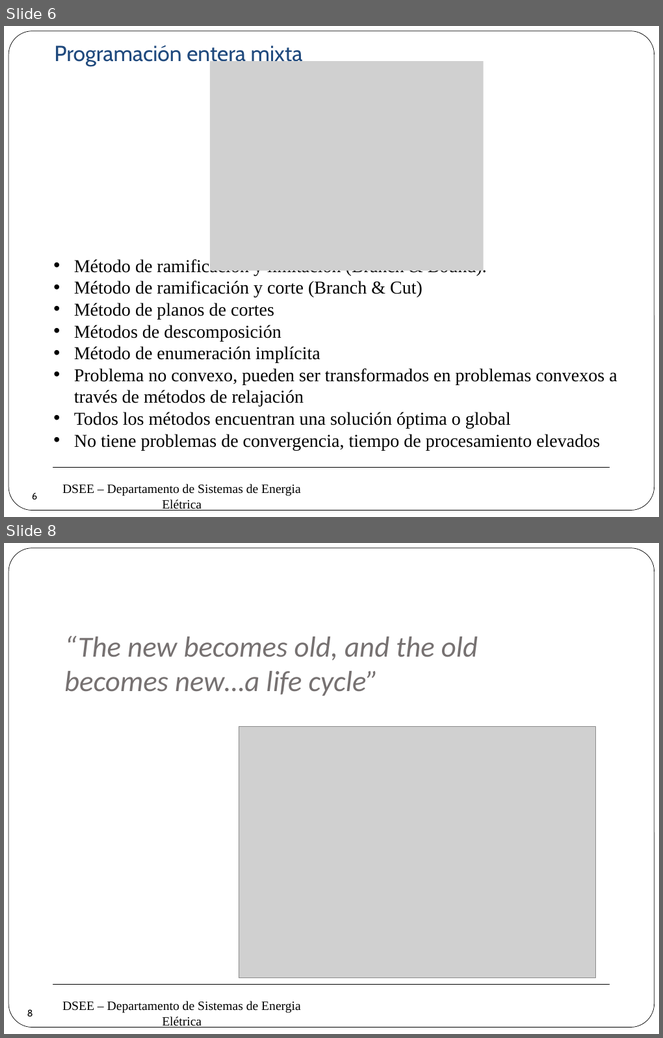
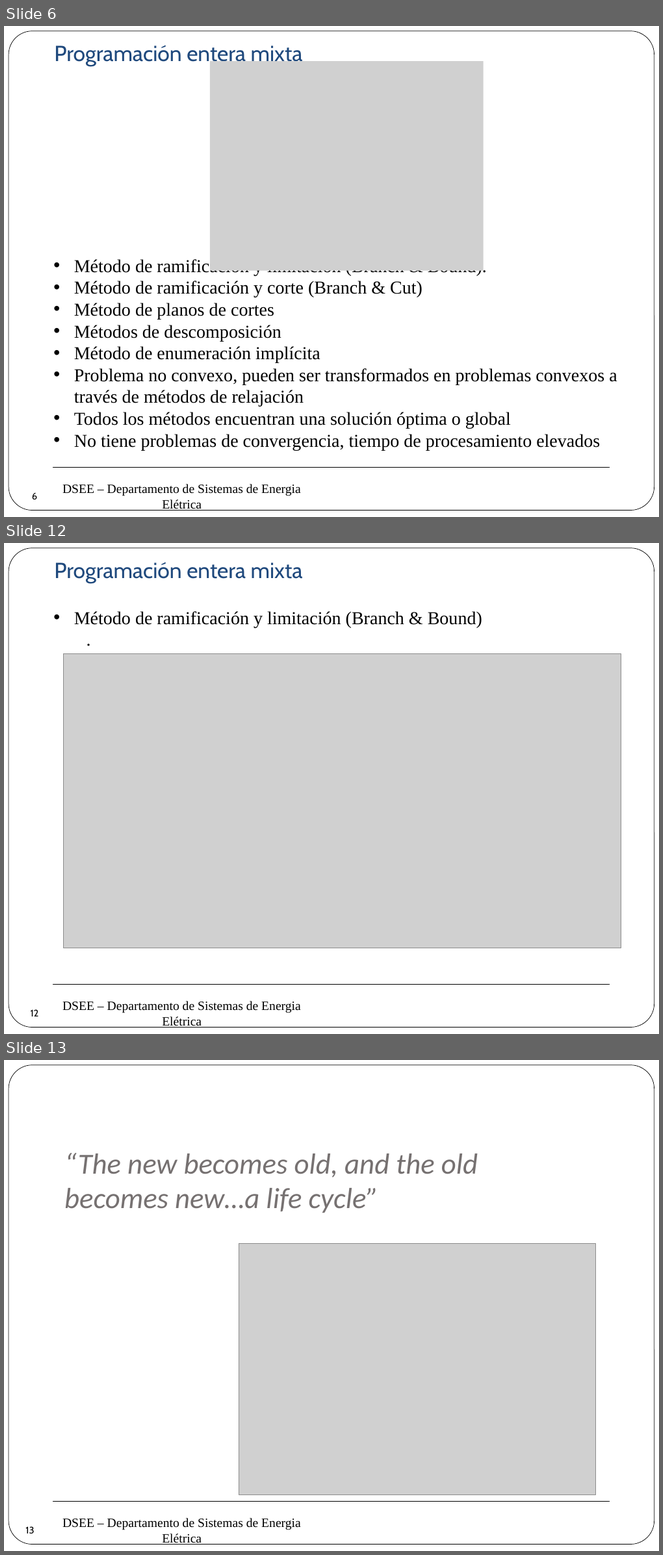
Before and after one commit to erikfilias/Power-Systems-Optimization-using-Julia-Language, a slide deck: 1. Lectures/Introducción a la Optimización aplicada a Sistemas de Energía Eléctrica/Dia 1/4. Programación Lineal (2).pptx. Shown one above the other, each under a label of ours: slides 6 and 8 before the commit, slides 6, 12 and 13 after it; the slides between them are not shown. The pictures are 663x1038 and 663x1555 pixels, drawn with LibreOffice and Linux fonts; fonts in the diff are those of the drawing; grey boxes stand for pictures; background and template pictures are left out. Boxes give left, top, right and bottom in pixels: in the first picture for what was removed or moved away, otherwise in the second. Text is boxed around its words. In the diff, an @@ line names an element or a change of style, - is before the commit and + after.

```diff
--- a/1. Lectures/Introducción a la Optimización aplicada a Sistemas de Energía Eléctrica/Dia 1/4. Programación Lineal (2).pptx
+++ b/1. Lectures/Introducción a la Optimización aplicada a Sistemas de Energía Eléctrica/Dia 1/4. Programación Lineal (2).pptx
@@ slide 12 added at box(4, 543, 659, 1034), background #FFFFFF; not listed: 3 template elements that a slide beside it also shows @@
@@ text added at box(54, 562, 303, 583), 24 pt, text #1F497D @@
+Programación entera mixta
@@ text added at box(74, 611, 482, 627), 20 pt, text #000000 @@
+• Método de ramificación y limitación (Branch & Bound)
+  .
@@ picture added at box(64, 653, 622, 948) @@
@@ page number added at box(22, 1001, 48, 1026), 10.5 pt, text #000000 @@
+12
@@ what was slide 8 is now slide 13 @@
@@ page number at box(25, 1527, 34, 1534): text changed @@
-8
+13
```
Also in this commit, not shown: 1 slide changed, 4 other slides added.
